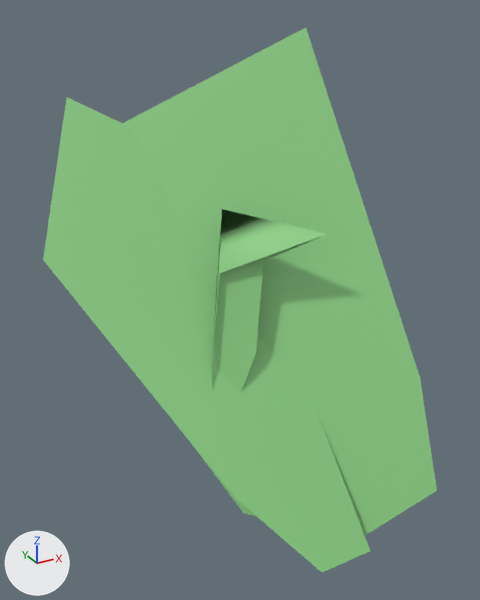
A saved change to the FBX model Exports/Gras/Gras_00.fbx.
Rendered twice from a 50 mm lens placed at (-1.26, -2.42, 1.29), pointed at (0.02, -0.09, 0.13). Every picture has the same lights, and +X, +Y and +Z are marked at lower left. Where no turn or scale is listed for an object, it has been applied to the vertices.
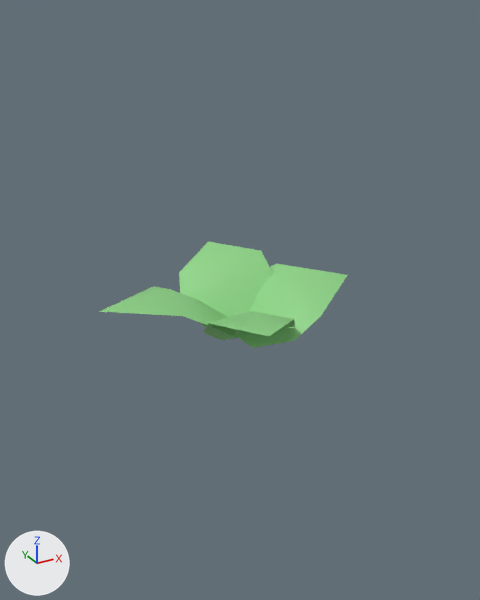
Where the newer file only moved an object's origin or applied its transform, the numbers keep the older frame.

Changed parts and their boxes [x1, y1, x2, y2] in the pictures (480 x 600 px):
'Cube.048', reshaped (65% narrower, 83% shorter): before [123, 27, 437, 535]; after [237, 264, 347, 348]
'Cube.049', reshaped (58% narrower, 89% shorter): before [43, 97, 370, 572]; after [99, 286, 236, 338]
'Cube.002', reshaped: before [212, 209, 327, 393]; after [203, 311, 295, 340]
'Gras_00', unchanged, uncovered by the edit: after [179, 242, 273, 328]

Patch to the scene script:
```diff
--- a/Exports/Gras/Gras_00.fbx.py
+++ b/Exports/Gras/Gras_00.fbx.py
@@ me_cube_049 @@
 me_cube_049.from_pydata(...)  # 10 vertices, 6 faces; spans x -0.63..0.59, y -0.66..0.67, z -0.85..1.24
-me_cube_049.vertices[0].co = (-0.46, 0.18, -0.21)
-me_cube_049.vertices[1].co = (0.48, 0.38, 1.24)  # pixel (305, 27)
-me_cube_049.vertices[2].co = (0.21, -0.56, -0.85)
-me_cube_049.vertices[3].co = (-0.19, -0.27, -0.74)  # pixel (243, 513)
-me_cube_049.vertices[4].co = (-0.63, 0.58, 0.39)
-me_cube_049.vertices[5].co = (-0.45, 0.67, 0.78)
-me_cube_049.vertices[6].co = (0.56, -0.66, -0.63)  # pixel (436, 490)
-me_cube_049.vertices[7].co = (0.59, -0.45, -0.17)  # pixel (420, 377)
-me_cube_049.vertices[8].co = (-0.08, 0.13, 0.23)
-me_cube_049.vertices[9].co = (-0.15, -0.03, -0.2)
+# me_cube_049 part 1
+me_cube_049.vertices[0].co = (-0.08, 0.09, 0.07)
+me_cube_049.vertices[1].co = (0.41, -0.13, 0.24)  # pixel (347, 274)
+me_cube_049.vertices[2].co = (-0.1, -0.19, 0.03)  # pixel (252, 348)
+me_cube_049.vertices[3].co = (-0.14, -0.06, 0.06)
+me_cube_049.vertices[4].co = (0.04, 0.14, 0.2)
+me_cube_049.vertices[5].co = (0.17, 0.09, 0.27)  # pixel (276, 263)
+me_cube_049.vertices[6].co = (0.02, -0.31, 0.09)  # pixel (294, 340)
+me_cube_049.vertices[7].co = (0.14, -0.32, 0.17)  # pixel (320, 316)
+me_cube_049.vertices[8].co = (0.13, -0.12, 0.29)  # pixel (295, 275)
+me_cube_049.vertices[9].co = (0.01, -0.09, 0.19)  # pixel (266, 299)
 me_cube_049.materials.append(mat_grün)
@@ me_cube_050 @@
 me_cube_050.from_pydata(...)  # 10 vertices, 6 faces; spans x -0.58..0.44, y -0.68..0.71, z -0.9..0.95
-me_cube_050.vertices[0].co = (0.44, -0.68, -0.86)  # pixel (370, 550)
-me_cube_050.vertices[1].co = (-0.58, 0.4, 0.32)  # pixel (43, 259)
-me_cube_050.vertices[2].co = (0.23, 0.08, 0.23)
-me_cube_050.vertices[3].co = (0.37, -0.28, -0.26)  # pixel (310, 394)
-me_cube_050.vertices[4].co = (0.21, -0.65, -0.9)  # pixel (321, 572)
-me_cube_050.vertices[5].co = (-0.06, -0.37, -0.59)  # pixel (235, 497)
-me_cube_050.vertices[6].co = (-0.1, 0.56, 0.83)  # pixel (128, 126)
-me_cube_050.vertices[7].co = (-0.32, 0.71, 0.95)  # pixel (66, 96)
-me_cube_050.vertices[8].co = (-0.22, 0.22, 0.26)  # pixel (136, 273)
-me_cube_050.vertices[9].co = (0.03, 0.0, 0.03)  # pixel (211, 326)
+# me_cube_050 part 2
+me_cube_050.vertices[0].co = (0.03, -0.21, 0.07)  # pixel (236, 338)
+me_cube_050.vertices[1].co = (-0.47, -0.03, 0.23)  # pixel (99, 311)
+me_cube_050.vertices[2].co = (0.06, 0.05, 0.08)
+me_cube_050.vertices[3].co = (0.09, -0.07, 0.08)
+me_cube_050.vertices[4].co = (-0.09, -0.27, 0.17)  # pixel (215, 328)
+me_cube_050.vertices[5].co = (-0.21, -0.23, 0.24)  # pixel (182, 316)
+me_cube_050.vertices[6].co = (-0.06, 0.16, 0.14)
+me_cube_050.vertices[7].co = (-0.18, 0.15, 0.21)  # pixel (153, 286)
+me_cube_050.vertices[8].co = (-0.18, -0.04, 0.27)  # pixel (169, 289)
+me_cube_050.vertices[9].co = (-0.06, -0.05, 0.2)  # pixel (198, 300)
 me_cube_050.materials.append(mat_grün)
@@ me_cube_052 @@
 me_cube_052.from_pydata(...)  # 10 vertices, 6 faces; spans x -0.174..0.364, y -0.112..0.218, z -0.521..0.545
-me_cube_052.vertices[0].co = (-0.072, -0.065, -0.307)
-me_cube_052.vertices[1].co = (0.364, -0.105, 0.475)  # pixel (327, 233)
-me_cube_052.vertices[2].co = (-0.174, -0.112, -0.521)  # pixel (215, 471)
-me_cube_052.vertices[3].co = (-0.161, -0.093, -0.511)
-me_cube_052.vertices[4].co = (0.069, -0.034, -0.038)  # pixel (256, 353)
-me_cube_052.vertices[5].co = (0.155, 0.059, 0.341)  # pixel (263, 260)
-me_cube_052.vertices[6].co = (-0.122, 0.016, -0.104)  # pixel (211, 371)
-me_cube_052.vertices[7].co = (-0.026, 0.12, 0.296)  # pixel (219, 273)
-me_cube_052.vertices[8].co = (0.04, 0.218, 0.545)  # pixel (221, 209)
-me_cube_052.vertices[9].co = (-0.051, 0.116, 0.149)  # pixel (215, 306)
+# me_cube_052 part 3
+me_cube_052.vertices[0].co = (0.057, -0.087, 0.086)
+me_cube_052.vertices[1].co = (-0.137, -0.471, 0.285)  # pixel (268, 336)
+me_cube_052.vertices[2].co = (-0.086, -0.01, 0.05)  # pixel (221, 340)
+me_cube_052.vertices[3].co = (0.022, -0.013, 0.045)
+me_cube_052.vertices[4].co = (0.152, -0.2, 0.14)  # pixel (294, 326)
+me_cube_052.vertices[5].co = (0.096, -0.278, 0.219)  # pixel (294, 319)
+me_cube_052.vertices[6].co = (-0.196, -0.063, 0.136)  # pixel (203, 332)
+me_cube_052.vertices[7].co = (-0.211, -0.147, 0.216)  # pixel (208, 323)
+me_cube_052.vertices[8].co = (-0.05, -0.192, 0.252)  # pixel (250, 310)
+me_cube_052.vertices[9].co = (-0.013, -0.112, 0.172)
 me_cube_052.materials.append(mat_grün)
```
